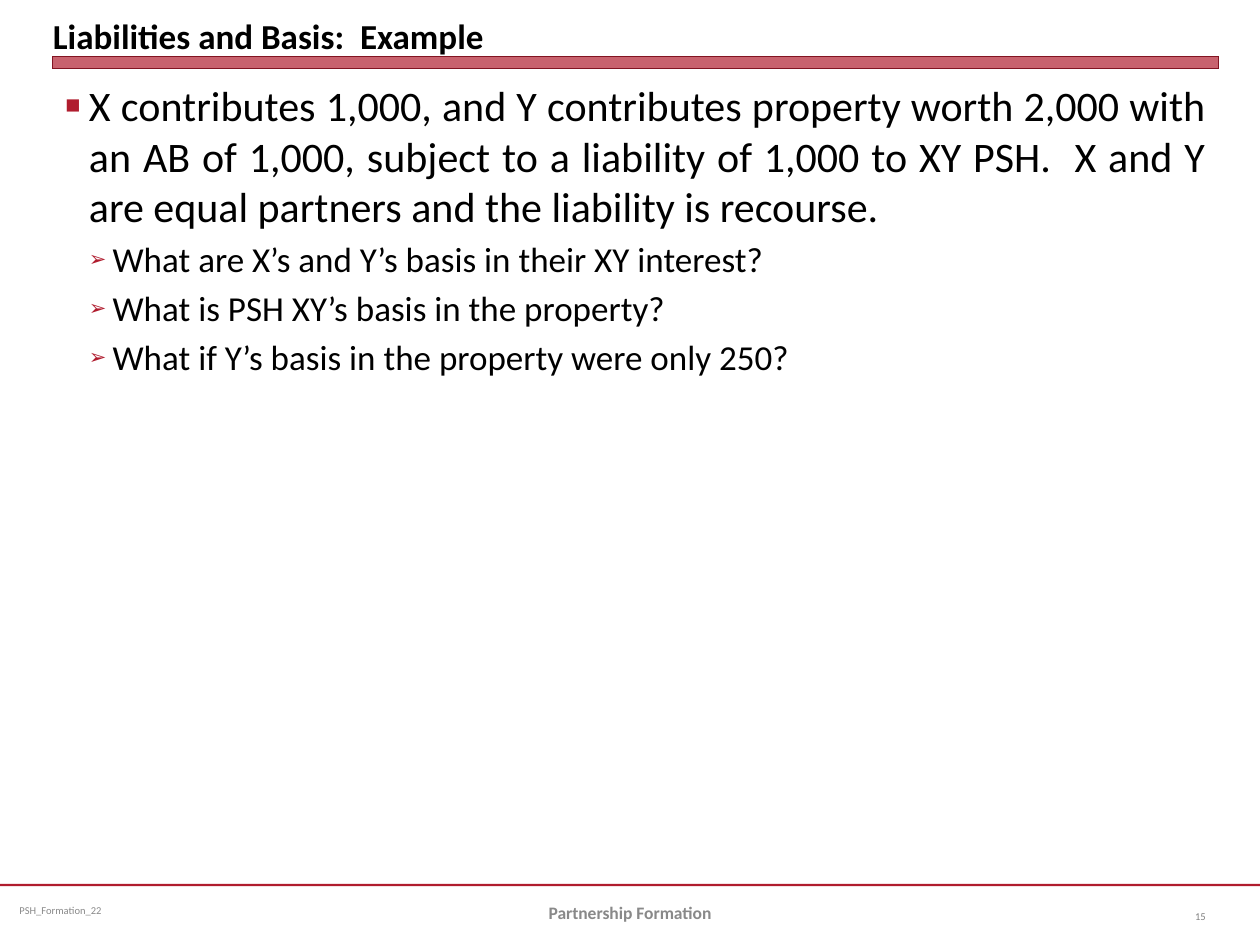
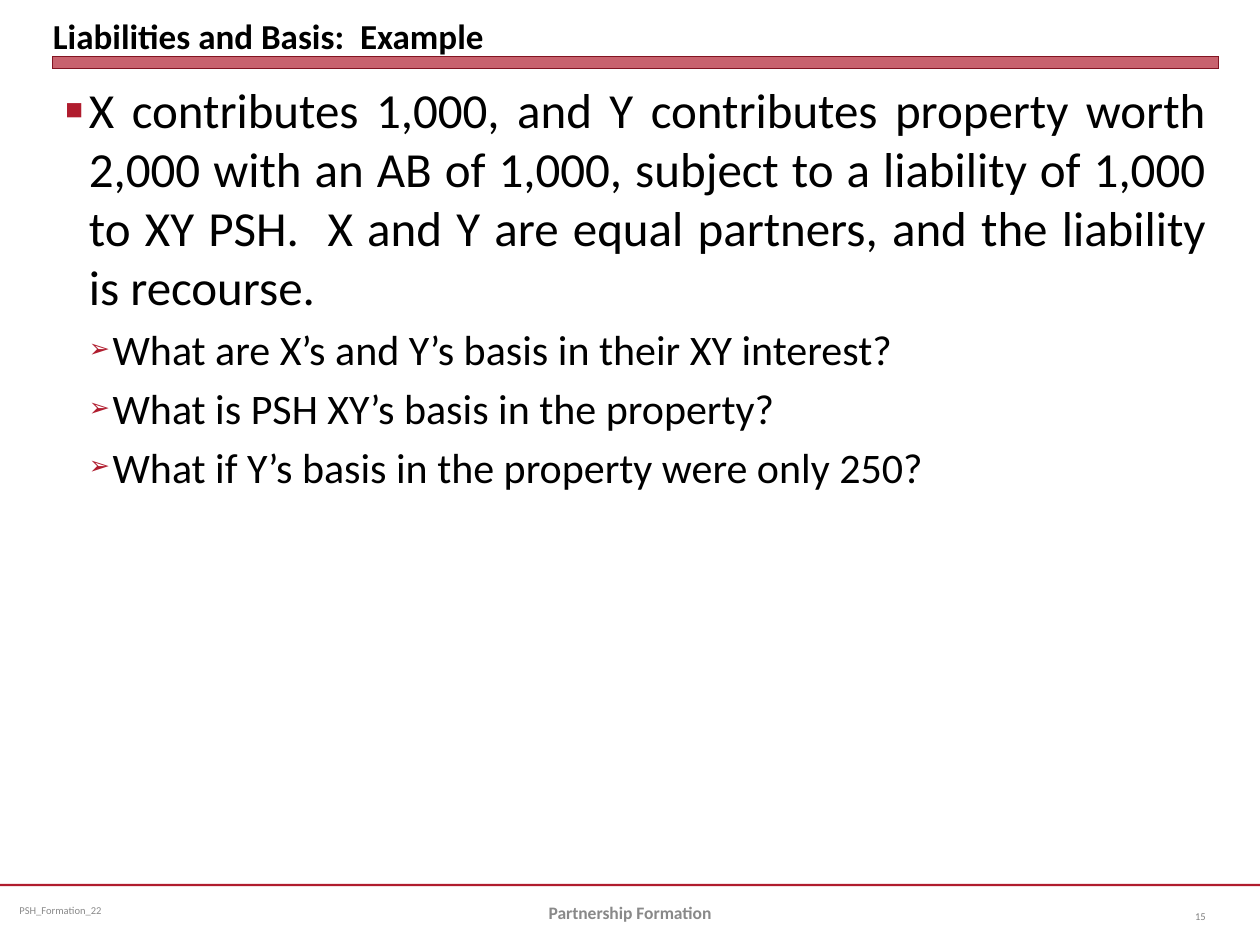
Before and after one commit to jmc877/Partnership-Tax, a slide deck: slide 15 of slides/PSH_Formation_22.pptx. Drawn at 1260x945 pixels with LibreOffice and Linux fonts; fonts in the diff are those of the drawing. Boxes give left, top, right and bottom in pixels: in the first picture for what was removed or moved away, otherwise in the second. Text is boxed around its words. In the diff, an @@ line names an element or a change of style, - is before the commit and + after.

```diff
--- a/slides/PSH_Formation_22.pptx
+++ b/slides/PSH_Formation_22.pptx
@@ text at <box>89,94,1206,306</box>: text changed; size 24 to 28 pt @@
-■ X contributes 1,000, and Y contributes property worth 2,000 with an AB of 1,000, subject to a liability of 1,000 to XY PSH. X and Y are equal partners and the liability is recourse.
+■ X contributes 1,000, and Y contributes property worth 2,000 with an AB of 1,000, subject to a liability of 1,000 to XY PSH. X and Y are equal partners, and the liability is recourse.
@@ text at <box>113,335,922,490</box>: size 20 to 24 pt in "What are X’s and Y’s basis in ...", "What is PSH XY’s basis in the ...", "What if Y’s basis in the property ..." @@
```
Also in this commit, not shown: 3 other slides changed, 5 other files.
